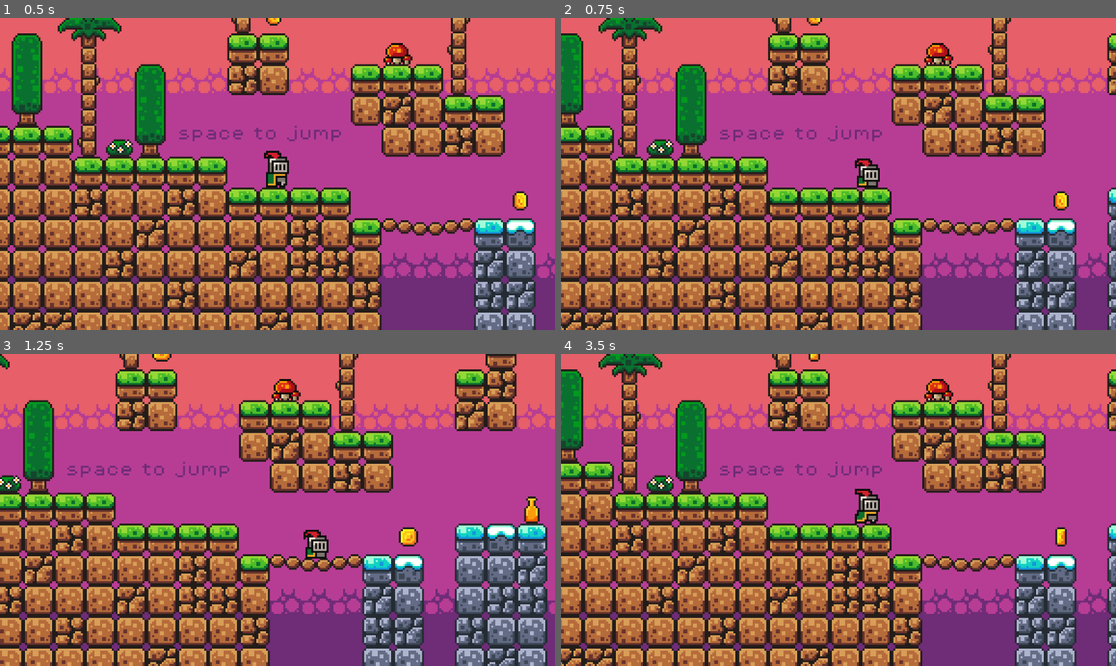
Above: before the commit, frames 1-4 (two rows, left to right).
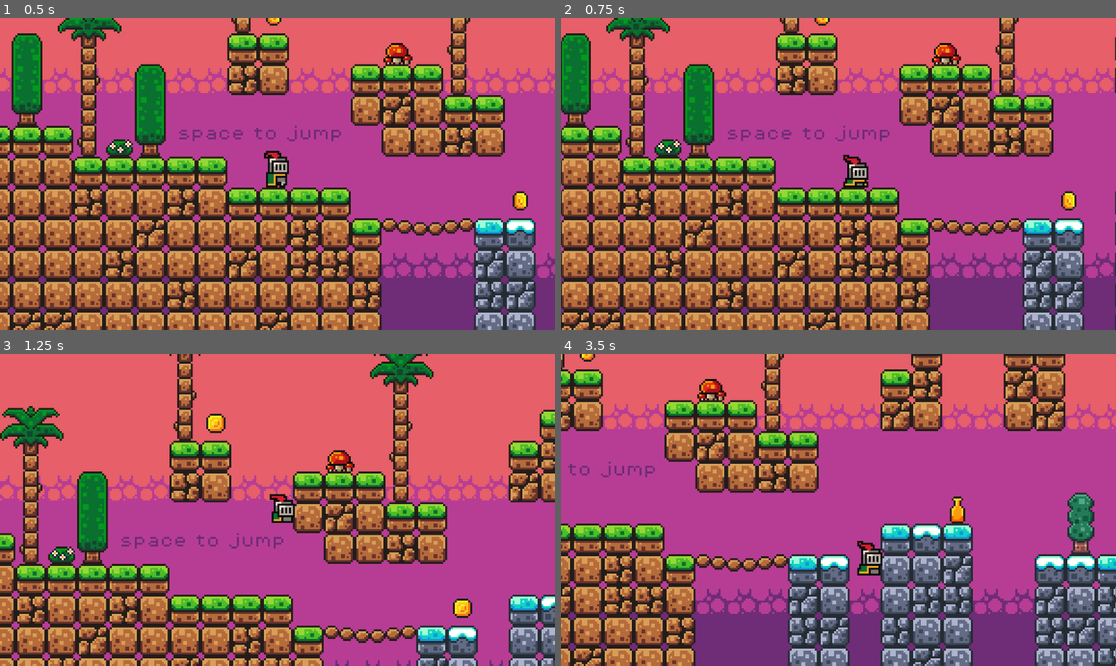
Above: after the commit, the same moments.

Repository: LeonoreW/spill
Game: Godot game, scene res://scenes/spill.tscn
Two runs of this game, one before a commit and one after it. Both use one fixed random seed, a clock stepped at 60 frames per second and the inputs below.
Inputs:
- Up to frame 1 (0.5 s): no input
- Up to frame 2 (0.75 s): hold D (move_right) from 0.53 s (still down); hold Shift (crouch) from 0.53 s (still down)
- Up to frame 3 (1.25 s): keep holding D (move_right); keep holding Shift (crouch); tap Space (jump) at 0.77, 0.8, 1.07 s
- Up to frame 4 (3.5 s): release Shift (crouch) at 1.28 s; tap Space (jump) at 1.35, 1.52, 1.82, 2.3, 3.02, 3.32 s; tap Shift (crouch) at 1.55, 2.85 s; release D (move_right) at 2.03 s; hold A (move_left) 2.03-2.78 s; hold Shift (crouch) 2.03-2.78 s; hold D (move_right) from 2.78 s (still down)

Frame 1 is identical in both runs. In frame 2, 43% of the frame differs, in the area x 0-100%, y 0-100%; in frame 3, 75%; in frame 4, 68%.

Commit message:
crouch men bedre
jeg la til animasjoner når du går og hopper mens du crocher, og bytta speed og jump_velosity til var i stedenfor const

Diff:
--- a/scenes/player.tscn
+++ b/scenes/player.tscn
@@ -7,13 +7,25 @@
 atlas = ExtResource("1_3vyb7")
 region = Rect2(192, 160, 32, 32)
 
+[sub_resource type="AtlasTexture" id="AtlasTexture_pf23h"]
+atlas = ExtResource("1_3vyb7")
+region = Rect2(64, 160, 32, 32)
+
+[sub_resource type="AtlasTexture" id="AtlasTexture_31cv2"]
+atlas = ExtResource("1_3vyb7")
+region = Rect2(192, 160, 32, 32)
+
+[sub_resource type="AtlasTexture" id="AtlasTexture_dt7fs"]
+atlas = ExtResource("1_3vyb7")
+region = Rect2(64, 224, 32, 32)
+
+[sub_resource type="AtlasTexture" id="AtlasTexture_ujl30"]
+atlas = ExtResource("1_3vyb7")
+region = Rect2(64, 224, 32, 32)
+
 [sub_resource type="AtlasTexture" id="AtlasTexture_ke2ow"]
 atlas = ExtResource("1_3vyb7")
 region = Rect2(192, 160, 32, 32)
-
-[sub_resource type="AtlasTexture" id="AtlasTexture_ujl30"]
-atlas = ExtResource("1_3vyb7")
-region = Rect2(64, 224, 32, 32)
 
 [sub_resource type="AtlasTexture" id="AtlasTexture_g2els"]
 atlas = ExtResource("1_3vyb7")
@@ -115,10 +127,24 @@
 }, {
 "frames": [{
 "duration": 1.0,
+"texture": SubResource("AtlasTexture_pf23h")
+}, {
+"duration": 1.0,
+"texture": SubResource("AtlasTexture_31cv2")
+}, {
+"duration": 1.0,
+"texture": SubResource("AtlasTexture_dt7fs")
+}],
+"loop": false,
+"name": &"crouch_jump",
+"speed": 7.25
+}, {
+"frames": [{
+"duration": 1.0,
+"texture": SubResource("AtlasTexture_ujl30")
+}, {
+"duration": 1.0,
 "texture": SubResource("AtlasTexture_ke2ow")
-}, {
-"duration": 1.0,
-"texture": SubResource("AtlasTexture_ujl30")
 }],
 "loop": true,
 "name": &"crouch_walk",
@@ -217,8 +243,8 @@
 [node name="AnimatedSprite2D" type="AnimatedSprite2D" parent="."]
 position = Vector2(0, -12)
 sprite_frames = SubResource("SpriteFrames_tuyoq")
-animation = &"crouch"
-frame_progress = 0.07649796
+animation = &"crouch_walk"
+frame_progress = 0.70707613
 
 [node name="CollisionShape2D" type="CollisionShape2D" parent="."]
 position = Vector2(0, -5)
--- a/scripts/player.gd
+++ b/scripts/player.gd
@@ -1,8 +1,8 @@
 extends CharacterBody2D
 
 
-const SPEED = 130.0
-const JUMP_VELOCITY = -300.0
+var SPEED = 130.0
+var JUMP_VELOCITY = -300.0
 
 @onready var animated_sprite: AnimatedSprite2D = $AnimatedSprite2D
 
@@ -18,6 +18,7 @@
 		velocity.y = JUMP_VELOCITY
 
 
+
 	# gets the input direction: 1, 0,-1
 	var direction := Input.get_axis("move_left", "move_right")
 
@@ -27,16 +28,30 @@
 	elif direction <0:
 		animated_sprite.flip_h = true
 
-	# play animations
-	if is_on_floor():
-		if Input.is_action_pressed("crouch"):
-			animated_sprite.play('crouch')
-		elif direction == 0:
-			animated_sprite.play('idle')
+
+	if Input.is_action_pressed("crouch"):
+		SPEED = 80.0
+		if is_on_floor():
+			if direction == 0:
+				animated_sprite.play('crouch')
+			else:
+				animated_sprite.play('crouch_walk')
 		else:
-			animated_sprite.play('run')
+			JUMP_VELOCITY = -200.0
+			animated_sprite.play('crouch_jump')
 	else:
-		animated_sprite.play('jump')
+		SPEED = 130.0
+			# play animations
+		if is_on_floor():
+			if direction == 0:
+				animated_sprite.play('idle')
+			else:
+				animated_sprite.play('run')
+		else:
+			JUMP_VELOCITY = -300.0
+			animated_sprite.play('jump')
+
+
 
 
 
Not shown: 1 places in scenes/player.tscn that only renumber resources
